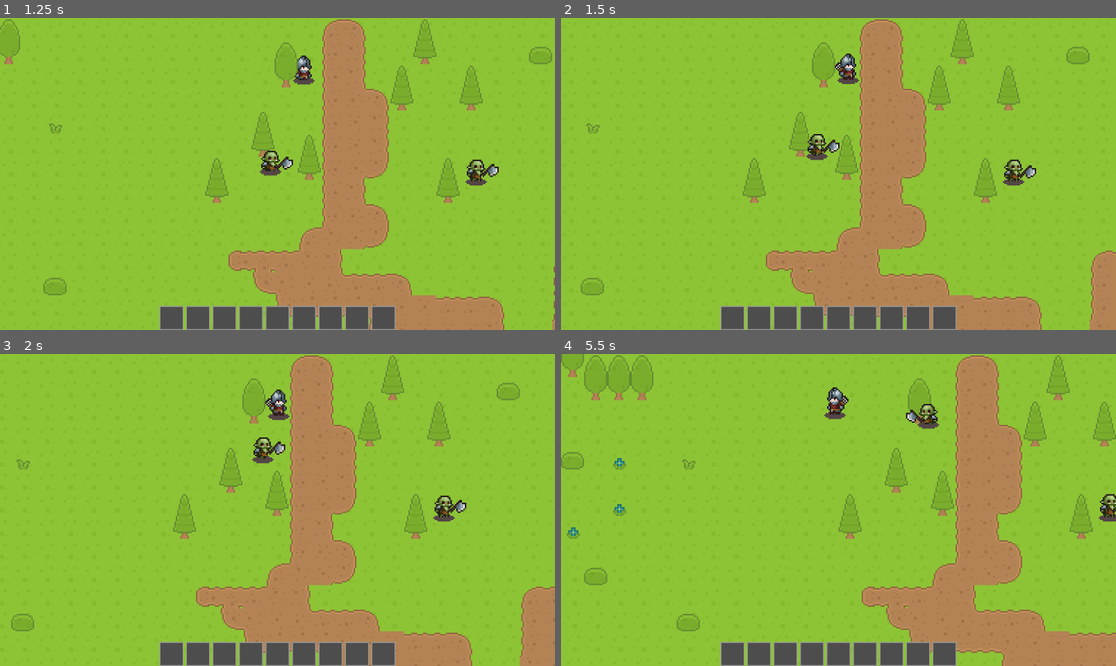
Above: before the commit, frames 1-4 (two rows, left to right).
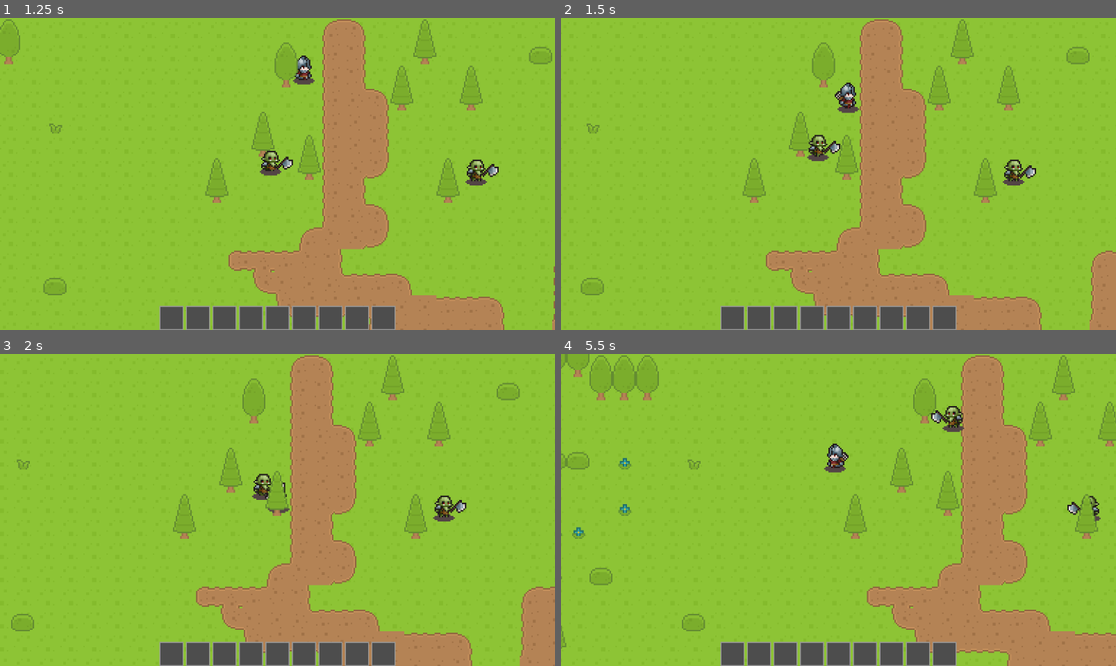
Above: after the commit, the same moments.

Repository: EyeAmTheOne/CS180_Project
Game: Godot game, scene res://world/World.tscn
Two runs of this game, one before a commit and one after it. Both use one fixed random seed, a clock stepped at 60 frames per second and the inputs below. This scene is started directly instead of the project's main scene.
Inputs:
- Up to frame 1 (1.25 s): hold D (right) from 0.53 s (still down); tap E (interact) at 0.6 s; tap Space (train_stop, bound only before the commit) at 0.8 s
- Up to frame 2 (1.5 s): release D (right) at 1.28 s; hold Down (train_down, bound only before the commit) from 1.28 s (still down); tap Space (train_stop, bound only before the commit) at 1.35 s
- Up to frame 3 (2 s): keep holding Down (train_down, bound only before the commit); tap E (interact) at 1.55 s
- Up to frame 4 (5.5 s): release Down (train_down, bound only before the commit) at 2.03 s; hold D (right) 2.03-2.78 s; tap F (attack) at 2.1 s; tap Space (train_stop, bound only before the commit) at 2.3, 3.6, 5.1 s; hold Up (train_up, bound only before the commit) 2.78-3.53 s; tap E (interact) at 2.85, 4.35 s; hold A (left) 3.53-5.03 s; hold Down (train_down, bound only before the commit) from 5.03 s (still down)

Frame 1 is identical in both runs. In frame 2, 0.8% of the frame differs, in the area x 44-54%, y 11-46%; in frame 3, 0.9%; in frame 4, 6.7%, in the area x 0-100%, y 0-100%.

Commit message:
Revert "train/assets and logic "

Diff:
--- a/main.tscn
+++ b/main.tscn
@@ -5,12 +5,8 @@
 [ext_resource type="Texture2D" uid="uid://did1a58w3unb7" path="res://assets/art/roguelikeSheet_transparent.png" id="2_0xm2m"]
 [ext_resource type="Texture2D" uid="uid://cecnm0qt50gpj" path="res://assets/art/roguelikeSheet_environment.png" id="2_1bvp3"]
 [ext_resource type="PackedScene" uid="uid://b413ipsgp3sfv" path="res://systems/ai/Enemy.tscn" id="3_h2yge"]
-
-[ext_resource type="PackedScene" uid="uid://meyktyfvtqk3" path="res://world/resources/tree.tscn" id="4_1bvp3"]
-[ext_resource type="PackedScene" uid="uid://cdfwah8u4kwwe" path="res://trainsimple.tscn" id="5_5vw27"]
-[ext_resource type="PackedScene" uid="uid://0sbh4k7pxmh2" path="res://world/resources/chest1.tscn" id="5_lquwl"]
-[ext_resource type="PackedScene" uid="uid://c554asfb4pjcm" path="res://world/resources/coal.tscn" id="6_7mycd"]
-[ext_resource type="PackedScene" uid="uid://b3sxbxfksydtf" path="res://world/resources/metal.tscn" id="7_272bh"]
+[ext_resource type="PackedScene" uid="uid://djhv0f3oxcglr" path="res://core/scene_trigger.tscn" id="3_lquwl"]
+[ext_resource type="Script" path="res://player/PlayerCamera.gd" id="7_272bh"]
 
 [sub_resource type="PhysicsMaterial" id="PhysicsMaterial_1bvp3"]
 
@@ -2205,13 +2201,6 @@
 tile_map_data = PackedByteArray("AAAAAAAAAAAFAAAAAAAAAAEAAAAFAAAAAAAAAAIAAAAFAAAAAAAAAAMAAAAFAAAAAAAAAAQAAAAFAAAAAAAAAA …(13744 unchanged characters)…
 tile_set = SubResource("TileSet_7mycd")
 
-
-[node name="Enemy" parent="." instance=ExtResource("3_h2yge")]
-position = Vector2(225, 79)
-
-[node name="tree2" parent="." instance=ExtResource("4_1bvp3")]
-position = Vector2(179, 354)
-
 [node name="PathLayer" type="TileMapLayer" parent="Map"]
 show_behind_parent = true
 z_index = -1
@@ -2223,7 +2212,6 @@
 tile_map_data = PackedByteArray("AAAJAAMAAAADAAEAAAALAAcAAAADAAEAAAABAAcAAAADAAEAAAADAAUAAAADAAEAAAAMAAMAAAADAAEAAAAKAA …(1216 unchanged characters)…
 tile_set = SubResource("TileSet_5vw27")
 
-
 [node name="SceneTrigger" parent="Map" instance=ExtResource("3_lquwl")]
 connected_scene = "res://world/World.tscn"
 
@@ -2231,21 +2219,6 @@
 position = Vector2(110, 210)
 shape = SubResource("RectangleShape2D_7mycd")
 
-
-[node name="chest" parent="." instance=ExtResource("5_lquwl")]
-position = Vector2(353, 165.00002)
-scale = Vector2(0.6, 0.6)
-
-[node name="coal" parent="." instance=ExtResource("6_7mycd")]
-position = Vector2(209, 295)
-
-[node name="metal" parent="." instance=ExtResource("7_272bh")]
-position = Vector2(743, 794)
-scale = Vector2(3, 3)
-
-[node name="trainsimple" parent="." instance=ExtResource("5_5vw27")]
-position = Vector2(-264, 54)
-
 [node name="Player" parent="." groups=["Player"] instance=ExtResource("1_ig7tw")]
 y_sort_enabled = true
 position = Vector2(105, -27)
--- a/player/player.gd
+++ b/player/player.gd
@@ -15,7 +15,6 @@
 var coal: int = 0
 var gold: int = 0
 var metal: int = 0
-#### Diego code ends here
 
 func get_input():
 	var input_direction = Input.get_vector("left", "right", "up", "down")
@@ -118,4 +117,4 @@
 func _show_pickup_popup(text: String) -> void:
 	var ui = get_tree().get_first_node_in_group("ui")
 	if ui:
-		ui.show_pickup_popup(text)
+		ui.show_pickup(text)
--- a/project.godot
+++ b/project.godot
@@ -11,7 +11,7 @@
 [application]
 
 config/name="TrainTrouble"
-run/main_scene="uid://cqow47bch5ocs"
+run/main_scene="uid://p448b8thhhhh"
 config/features=PackedStringArray("4.5", "Forward Plus")
 config/icon="res://assets/art/icon.svg"
 
@@ -40,11 +40,13 @@
 up={
 "deadzone": 0.2,
 "events": [Object(InputEventKey,"resource_local_to_scene":false,"resource_name":"","device":-1,"window_id":0,"alt_press …(192 unchanged characters)…
+, Object(InputEventKey,"resource_local_to_scene":false,"resource_name":"","device":-1,"window_id":0,"alt_pressed":false,"shift_pressed":false,"ctrl_pressed":false,"meta_pressed":false,"pressed":false,"keycode":0,"physical_keycode":4194320,"key_label":0,"unicode":0,"location":0,"echo":false,"script":null)
 ]
 }
 down={
 "deadzone": 0.2,
 "events": [Object(InputEventKey,"resource_local_to_scene":false,"resource_name":"","device":-1,"window_id":0,"alt_press …(192 unchanged characters)…
+, Object(InputEventKey,"resource_local_to_scene":false,"resource_name":"","device":-1,"window_id":0,"alt_pressed":false,"shift_pressed":false,"ctrl_pressed":false,"meta_pressed":false,"pressed":false,"keycode":0,"physical_keycode":4194322,"key_label":0,"unicode":0,"location":0,"echo":false,"script":null)
 ]
 }
 attack={
@@ -58,21 +60,6 @@
 "events": [Object(InputEventKey,"resource_local_to_scene":false,"resource_name":"","device":-1,"window_id":0,"alt_press …(192 unchanged characters)…
 ]
 }
-train_up={
-"deadzone": 0.2,
-"events": [Object(InputEventKey,"resource_local_to_scene":false,"resource_name":"","device":0,"window_id":0,"alt_pressed":false,"shift_pressed":false,"ctrl_pressed":false,"meta_pressed":false,"pressed":false,"keycode":0,"physical_keycode":4194320,"key_label":0,"unicode":0,"location":0,"echo":false,"script":null)
-]
-}
-train_down={
-"deadzone": 0.2,
-"events": [Object(InputEventKey,"resource_local_to_scene":false,"resource_name":"","device":0,"window_id":0,"alt_pressed":false,"shift_pressed":false,"ctrl_pressed":false,"meta_pressed":false,"pressed":false,"keycode":0,"physical_keycode":4194322,"key_label":0,"unicode":0,"location":0,"echo":false,"script":null)
-]
-}
-train_stop={
-"deadzone": 0.2,
-"events": [Object(InputEventKey,"resource_local_to_scene":false,"resource_name":"","device":0,"window_id":0,"alt_pressed":false,"shift_pressed":false,"ctrl_pressed":false,"meta_pressed":false,"pressed":false,"keycode":0,"physical_keycode":32,"key_label":0,"unicode":0,"location":0,"echo":false,"script":null)
-]
-}
 
 [rendering]
 
--- a/sprite_2d.gd
+++ /dev/null
@@ -1,11 +0,0 @@
-extends Node2D
-
-@export var speed: float = 150.0
-
-func _ready() -> void:
-	print("TRAIN READY at y=", position.y)
-
-func _process(delta: float) -> void:
-	# ALWAYS move down so it's super obvious
-	position.y += speed * delta
-	print("y =", position.y)
--- a/train_car.gd
+++ /dev/null
@@ -1,19 +0,0 @@
-extends Node2D
-
-@export var engine: Node2D
-@export var follow_distance: float = 64.0
-@export var follow_speed: float = 10.0
-
-func _process(delta: float) -> void:
-	if engine == null:
-		return
-
-
-	var target_pos := engine.position + Vector2(0, follow_distance)
-
-
-	target_pos.x = engine.position.x
-	position.x = engine.position.x
-
-
-	position.y = lerp(position.y, target_pos.y, follow_speed * delta)
--- a/train_engine.gd
+++ /dev/null
@@ -1,76 +0,0 @@
-extends Node2D
-
-@export var speed: float = 150.0
-@export var top_y: float = -250.0
-@export var bottom_y: float = 250.0
-
-@export var require_fuel: bool = true
-@export var fuel_needed_to_start: int = 10
-@export var interaction_radius: float = 80.0  # how close player must be
-
-var fuel: int = 0
-var has_fuel: bool = false
-var direction: float = 0.0
-
-
-func _ready() -> void:
-	print("TrainEngine READY, fuel =", fuel)
-
-
-func _get_player() -> Node:
-	# assume your main scene root has a child called "Player"
-	var root := get_tree().current_scene
-	if root and root.has_node("Player"):
-		return root.get_node("Player")
-	return null
-
-
-func _try_add_fuel_from_player(player: Node) -> void:
-	# assumes player.gd has: var wood, var coal
-	var wood_to_use: int = min(player.wood, 10)
-	var coal_to_use: int = min(player.coal, 5)
-
-	if wood_to_use == 0 and coal_to_use == 0:
-		print("Not enough wood/coal for the train")
-		return
-
-	player.wood -= wood_to_use
-	player.coal -= coal_to_use
-
-	fuel += wood_to_use + coal_to_use
-	print("Added fuel:", wood_to_use, "wood,", coal_to_use, "coal. Total fuel =", fuel)
-
-	if fuel >= fuel_needed_to_start and not has_fuel:
-		has_fuel = true
-		print(" Train is now powered! You can move it.")
-
-
-func _process(delta: float) -> void:
-	# -------- INTERACT / FUEL --------
-	if Input.is_action_just_pressed("interact"):
-		var player := _get_player()
-		if player:
-			var dist := global_position.distance_to(player.global_position)
-			print("E PRESSED, distance to player =", dist)
-			if dist <= interaction_radius:
-				_try_add_fuel_from_player(player)
-			else:
-				print("Player too far from train to add fuel")
-		else:
-			print("E PRESSED but Player node not found")
-
-	# -------- FUEL GATE --------
-	if require_fuel and not has_fuel:
-		return
-
-	# -------- MOVEMENT --------
-	if Input.is_action_pressed("train_up"):
-		direction = -1.0
-	elif Input.is_action_pressed("train_down"):
-		direction = 1.0
-	elif Input.is_action_just_pressed("train_stop"):
-		direction = 0.0
-
-	if direction != 0.0:
-		position.y += speed * direction * delta
-		position.y = clamp(position.y, top_y, bottom_y)
--- a/trainsimple.tscn
+++ /dev/null
@@ -1,31 +0,0 @@
-[gd_scene load_steps=6 format=3 uid="uid://cdfwah8u4kwwe"]
-
-[ext_resource type="Texture2D" uid="uid://w0yuutvmclty" path="res://assets/art/train_engine.png" id="1_c0qu6"]
-[ext_resource type="Script" uid="uid://chtrww0hv100l" path="res://train_engine.gd" id="2_yxke8"]
-[ext_resource type="Texture2D" uid="uid://bi3rekkmtlprl" path="res://assets/art/train_car.png" id="3_q7v4y"]
-[ext_resource type="Script" uid="uid://crhhoy20jep7" path="res://train_car.gd" id="4_10pg1"]
-
-[sub_resource type="RectangleShape2D" id="RectangleShape2D_c0qu6"]
-size = Vector2(80, 25)
-
-[node name="trainsimple" type="Node2D"]
-
-[node name="TrainEngine" type="Sprite2D" parent="."]
-position = Vector2(350, 0)
-rotation = 1.5707964
-texture = ExtResource("1_c0qu6")
-script = ExtResource("2_yxke8")
-
-[node name="TrainCar" type="Sprite2D" parent="TrainEngine"]
-position = Vector2(82, -1)
-texture = ExtResource("3_q7v4y")
-script = ExtResource("4_10pg1")
-
-[node name="Camera2D" type="Camera2D" parent="TrainEngine"]
-rotation = -1.5707964
-
-[node name="interactarea" type="Area2D" parent="TrainEngine"]
-
-[node name="CollisionShape2D" type="CollisionShape2D" parent="TrainEngine/interactarea"]
-position = Vector2(-2, -0.5)
-shape = SubResource("RectangleShape2D_c0qu6")
Binary file removed: assets/art/switch_left.png
Not shown, removed: assets/art/switch_left.png.import
Binary file removed: assets/art/track.png
Not shown, removed: assets/art/track.png.import
Binary file removed: assets/art/train_car.png
Not shown, removed: assets/art/train_car.png.import
Binary file removed: assets/art/train_engine.png
Not shown, removed: assets/art/train_engine.png.import
Binary file removed: assets/art/train_wheels.png
Not shown, removed: assets/art/train_wheels.png.import
Not shown, removed: sprite_2d.gd.uid
Not shown, removed: train_car.gd.uid
(and 3 more such lines)
